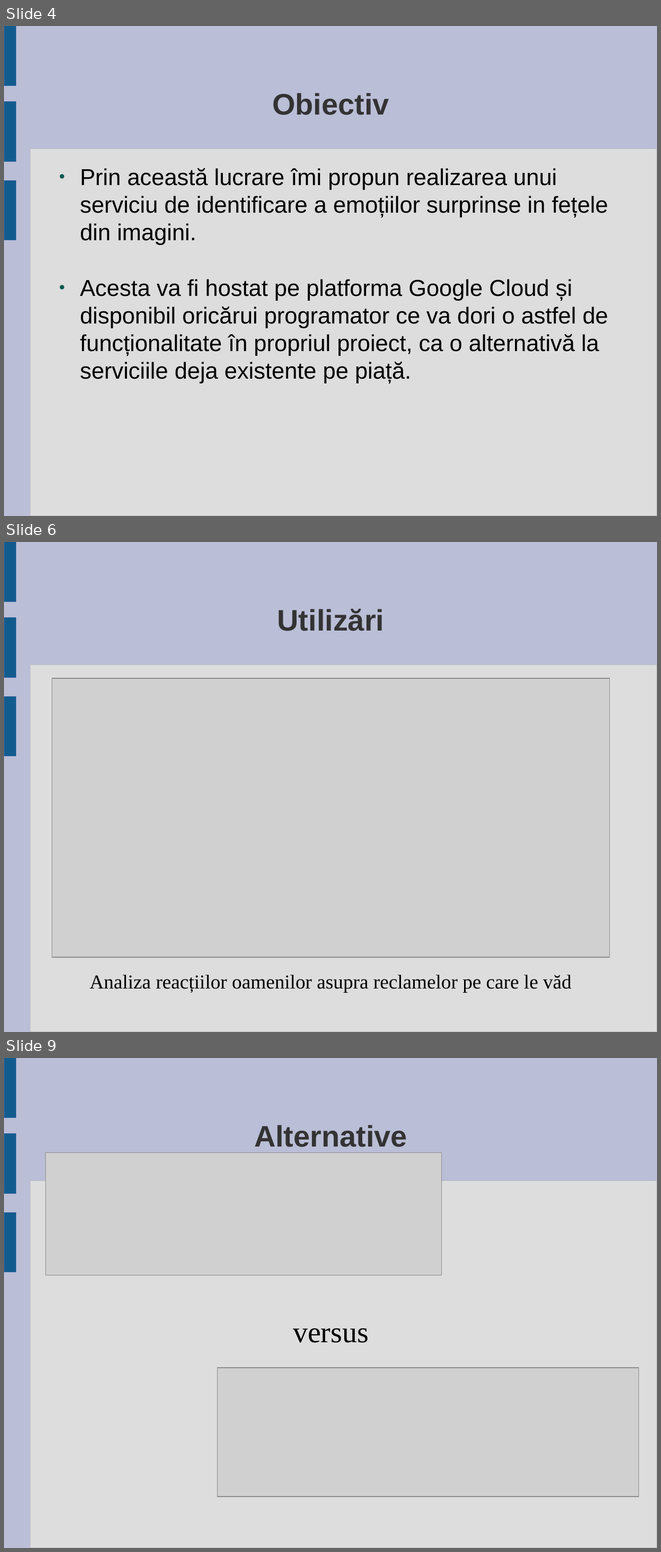
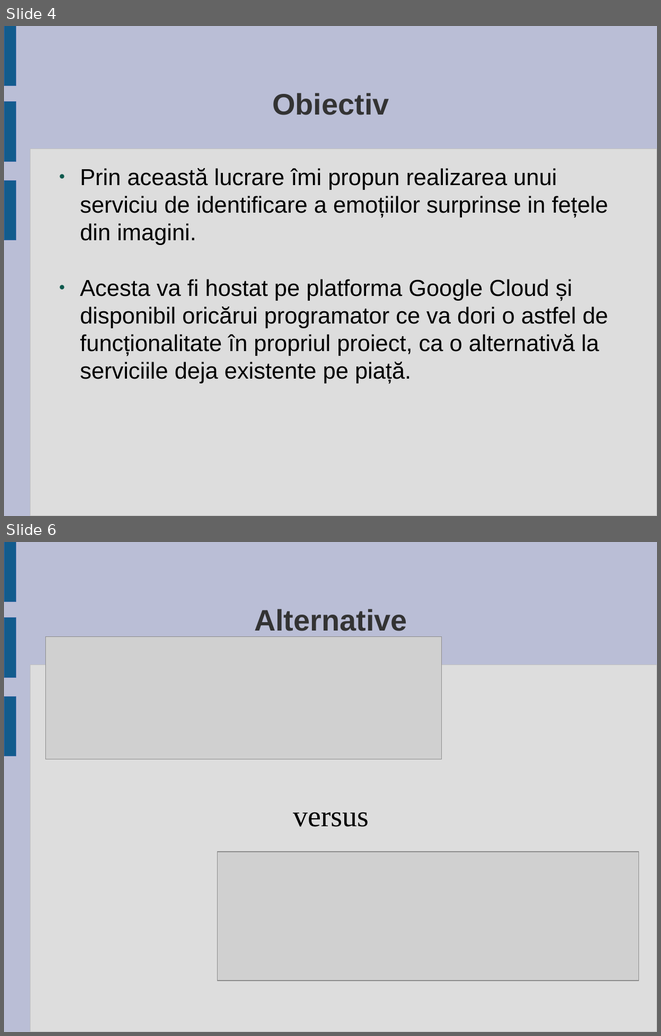
Before and after one commit to andreiherdes/licenta, a slide deck: Licenta2018HerdesAndrei/licenta-prezentare.odp. Shown one above the other, each under a label of ours: slides 4, 6 and 9 before the commit, slides 4 and 6 after it; the slides between them are not shown. The pictures are 661x1552 and 661x1036 pixels, drawn with LibreOffice and Linux fonts; fonts in the diff are those of the drawing; grey boxes stand for pictures. Boxes give left, top, right and bottom in pixels: in the first picture for what was removed or moved away, otherwise in the second. Text is boxed around its words. In the diff, an @@ line names an element or a change of style, - is before the commit and + after.

```diff
--- a/Licenta2018HerdesAndrei/licenta-prezentare.odp
+++ b/Licenta2018HerdesAndrei/licenta-prezentare.odp
@@ slide 6 removed at box(4, 542, 657, 1032), background #BABED6; not listed: 4 template elements that a slide beside it also shows @@
@@ title removed at box(277, 609, 385, 631) @@
-Utilizări
@@ picture removed at box(52, 678, 610, 958) @@
@@ subtitle removed at box(90, 974, 572, 992) @@
-Analiza reacțiilor oamenilor asupra reclamelor pe care le văd
@@ what was slide 9 is now slide 6 @@
```
Also in this commit, not shown: 2 slides changed, 3 slides added, 3 other slides removed, 1 other file.
